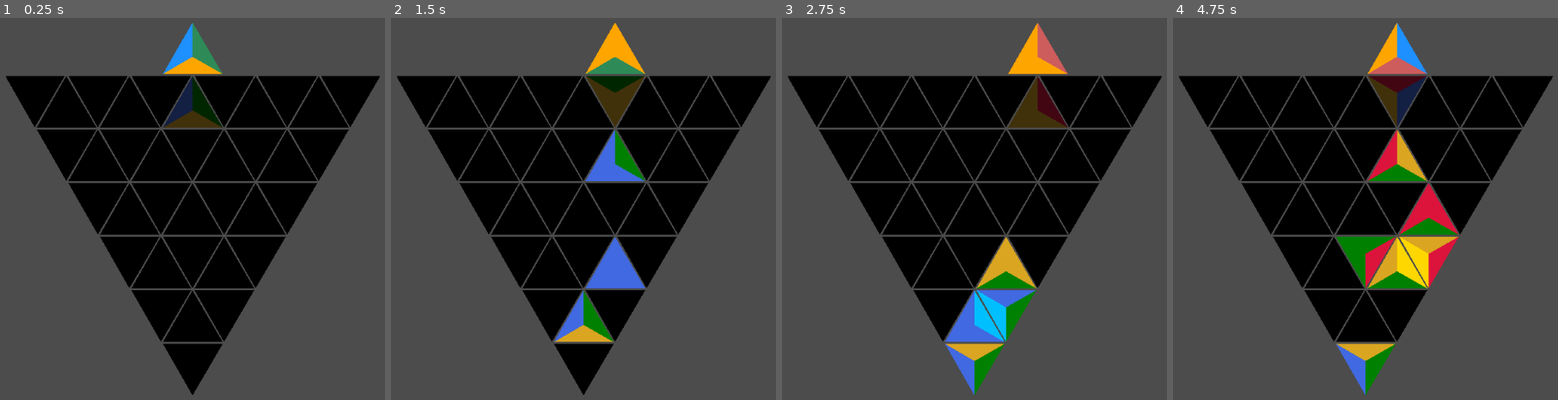
Above: before the commit, frames 1-4 (left to right).
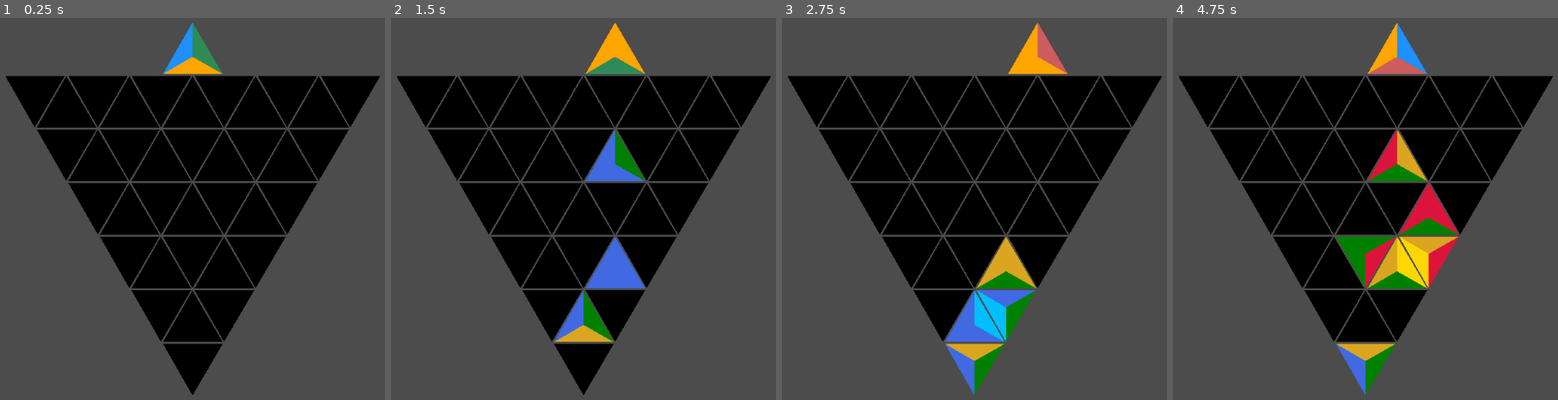
Above: after the commit, the same moments.

Repository: BoatsandJoes/tri-twist
Game: Godot game, scene res://scenes/Main.tscn
Same seed, same stepped clock (60 frames per second), same inputs: the game is played once before the commit and once after it.
Inputs (mouse positions are in pixels of both pictures, inside the frame that each line leads up to):
- Up to frame 1 (0.25 s): no input
- Up to frame 2 (1.5 s): tap Enter (ui_accept) at 0.5, 0.77 s; move the mouse to (552, 342) at 0.52 s; hold Right (ui_right) 0.53-1.28 s; click (552, 342) at 0.67 s; move the mouse to (521, 289) at 1.27 s; hold Down (ui_down) from 1.28 s (still down); click (521, 289) at 1.42 s
- Up to frame 3 (2.75 s): tap Enter (ui_accept) at 1.52 s; move the mouse to (943, 342) at 2.02 s; release Down (ui_down) at 2.03 s; hold Right (ui_right) from 2.03 s (still down); click (943, 342) at 2.17 s
- Up to frame 4 (4.75 s): tap Enter (ui_accept) at 2.75, 3.02, 3.77, 4.52 s; move the mouse to (1369, 289) at 2.77 s; release Right (ui_right) at 2.78 s; hold Up (ui_up) 2.78-3.53 s; click (1369, 289) at 2.92 s; move the mouse to (1273, 235) at 3.52 s; hold Left (ui_left) from 3.53 s (still down); click (1273, 235) at 3.67 s; move the mouse to (1303, 289) at 4.27 s; click (1303, 289) at 4.42 s

The runs differ from the first frame. In frame 1, 1.1% of the frame differs, in the area x 42-58%, y 15-29%; in frame 2, 1.0%; in frame 3, 1.1%, in the area x 58-75%, y 15-29%; in frame 4, 1.1%.

Commit message:
1st ghost piece working.

Diff:
--- a/scenes/TriangleDropper.gd
+++ b/scenes/TriangleDropper.gd
@@ -52,17 +52,16 @@
 		ghostPieceSurface.set_colors(activePiece.leftColor, activePiece.rightColor, activePiece.verticalColor)
 		var move = gameGrid.grid[ghostPieceSurface.rowIndex][ghostPieceSurface.columnIndex].get_next_move_if_this_were_you(
 			ghostPieceSurface.tumbleDirection)
-		var lastMove
+		var lastMove = [ghostPieceSurface, ghostPieceSurface.Direction.VERTICAL]
 		while true:
 			if move[0] != null:
 				if move[1] != ghostPieceSurface.Direction.VERTICAL && move[1] != ghostPieceSurface.Direction.VERTICAL_POINT:
 					# Draw ghost
-					if lastMove == null:
-						lastMove = move
 					ghostPieceSurface.init(gameGrid.cellSize, lastMove[0].rowIndex, lastMove[0].columnIndex,
 						gameGrid.get_position_for_cell(lastMove[0].rowIndex, lastMove[0].columnIndex,
 						(lastMove[0].columnIndex) % 2 != 0), false, true)
 					ghostPieceSurface.set_colors(activePiece.leftColor, activePiece.rightColor, activePiece.verticalColor)
+					ghostPieceSurface.visible = true
 					# TODO second ghost
 					break
 				else:
@@ -73,7 +72,6 @@
 				# We are done: TODO draw second ghost here
 				ghostPieceSurface.visible = false
 				break
-		ghostPieceSurface.visible = true
 	else:
 		ghostPieceSurface.visible = false
 		ghostPieceFinal.visible = false
Not shown, changed: README.md
